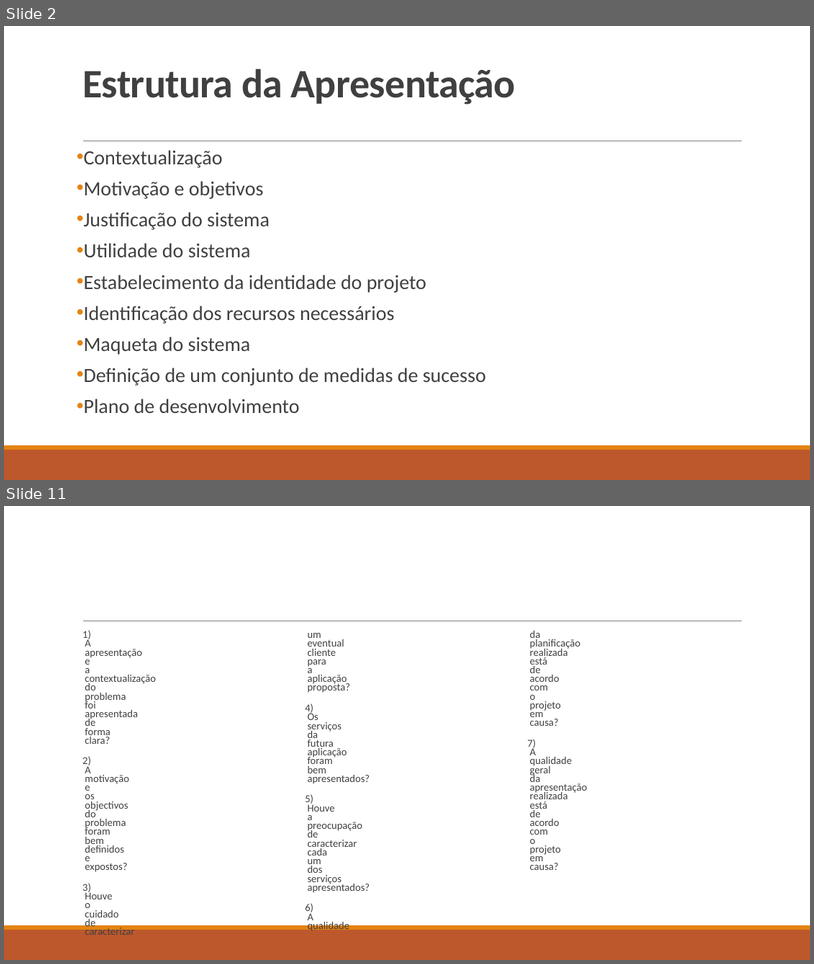
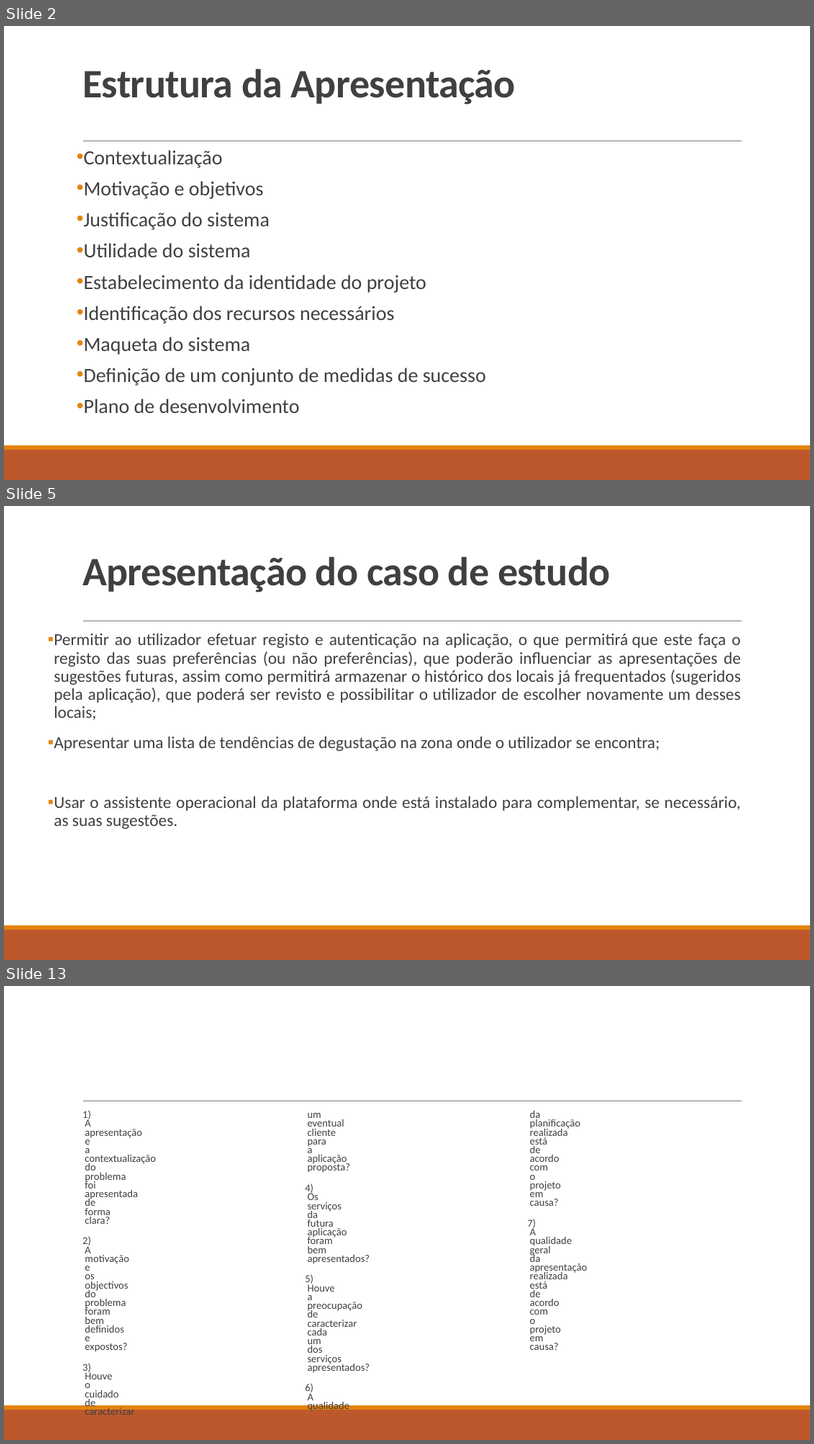
Before and after one commit to natawild/LI4-16-17, a slide deck: Etapa1/Apresentação1fase.pptx. Shown one above the other, each under a label of ours: slides 2 and 11 before the commit, slides 2, 5 and 13 after it; the slides between them are not shown. The pictures are 814x964 and 814x1444 pixels, drawn with LibreOffice and Linux fonts; fonts in the diff are those of the drawing. Boxes give left, top, right and bottom in pixels: in the first picture for what was removed or moved away, otherwise in the second. Text is boxed around its words. In the diff, an @@ line names an element or a change of style, - is before the commit and + after.

```diff
--- a/Etapa1/Apresentação1fase.pptx
+++ b/Etapa1/Apresentação1fase.pptx
@@ slide 5 added at bbox=[4, 506, 810, 960], background #FFFFFF; not listed: 3 template elements that a slide beside it also shows @@
@@ title added at bbox=[82, 556, 610, 592], 48 pt, text #404040, bold @@
+Apresentação do caso de estudo
@@ text added at bbox=[54, 633, 741, 829], 20 pt, text #404040 @@
+▪ Permitir ao utilizador efetuar registo e autenticação na aplicação, o que permitirá que este faça o registo das suas preferências (ou não preferências), que poderão influenciar as apresentações de sugestões futuras, assim como permitirá armazenar o histórico dos locais já frequentados (sugeridos pela aplicação), que poderá ser revisto e possibilitar o utilizador de escolher novamente um desses locais;
+▪ Apresentar uma lista de tendências de degustação na zona onde o utilizador se encontra;
+▪ Usar o assistente operacional da plataforma onde está instalado para complementar, se necessário, as suas sugestões.
@@ what was slide 11 is now slide 13 @@
```
Also in this commit, not shown: 8 slides changed, 2 other slides added, 1 slide removed.
